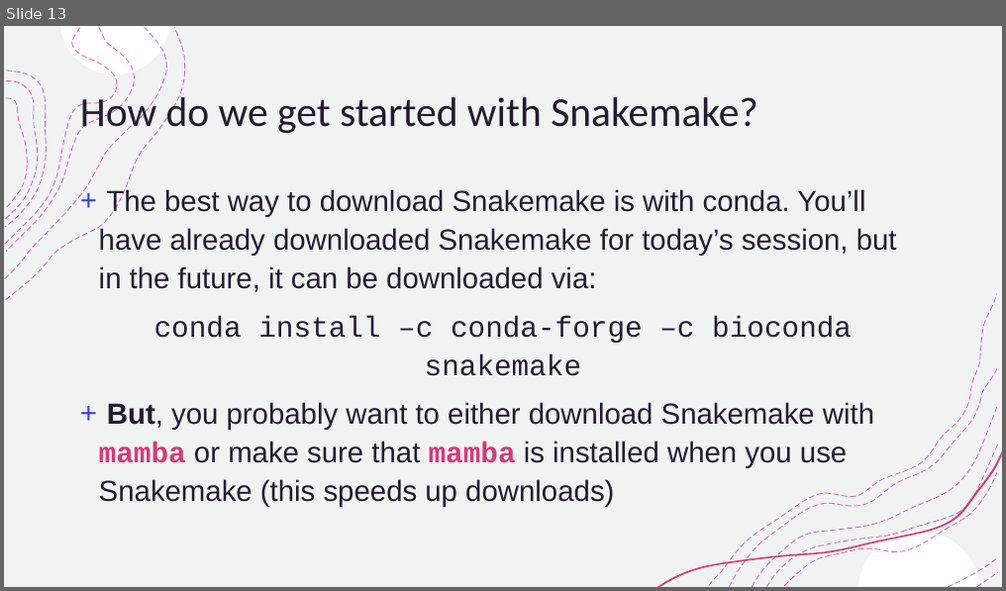
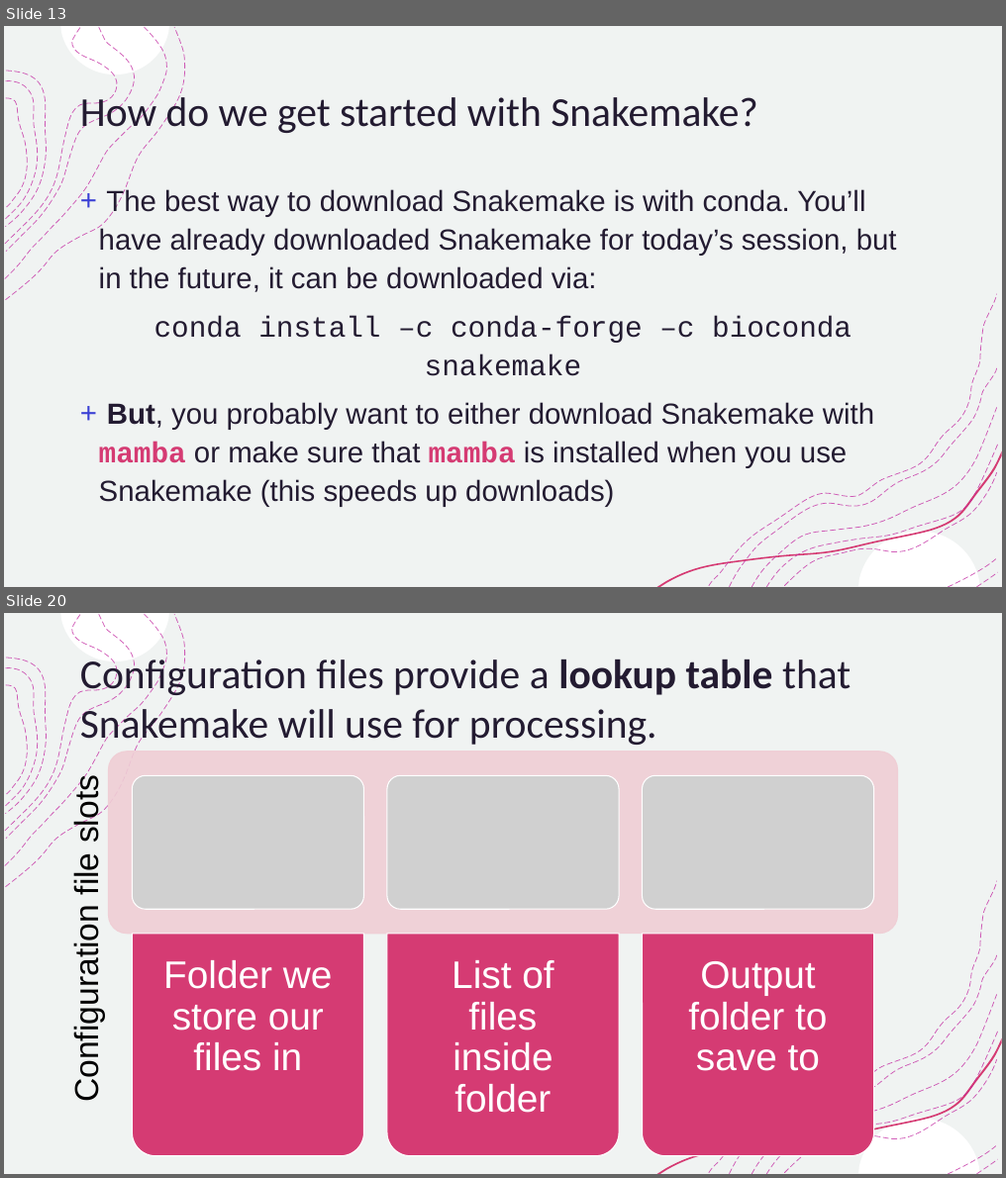
Before and after one commit to AlexanderLabWHOI/2021-env-bioinformatics-snakemake, a slide deck: slides/AIK_redesign_snakemake_slides.pptx. Shown one above the other, each under a label of ours: slide 13 before the commit, slides 13 and 20 after it; the slides between them are not shown. The pictures are 1006x591 and 1006x1178 pixels, drawn with LibreOffice and Linux fonts; fonts in the diff are those of the drawing; grey boxes stand for pictures. Boxes give left, top, right and bottom in pixels: in the first picture for what was removed or moved away, otherwise in the second. Text is boxed around its words. In the diff, an @@ line names an element or a change of style, - is before the commit and + after.

```diff
--- a/slides/AIK_redesign_snakemake_slides.pptx
+++ b/slides/AIK_redesign_snakemake_slides.pptx
@@ slide 20 added at [4,613,1002,1174], background #FFFFFF; not listed: 18 template elements that a slide beside it also shows @@
@@ title added at [80,655,850,749], 39.6 pt, text #231B31 @@
+Configuration files provide a lookup table that Snakemake will use for processing.
@@ text added at [68,781,106,1097], 32 pt, text #000000 @@
+Configuration file slots
@@ group added at [108,752,897,1156]: 3 pictures, 3 round same rects, 3 texts, 1 rounded rectangle @@
+Folder we store our files in
+List of files inside folder
+Output folder to save to
```
Also in this commit, not shown: 2 slides changed, 4 other slides added.
